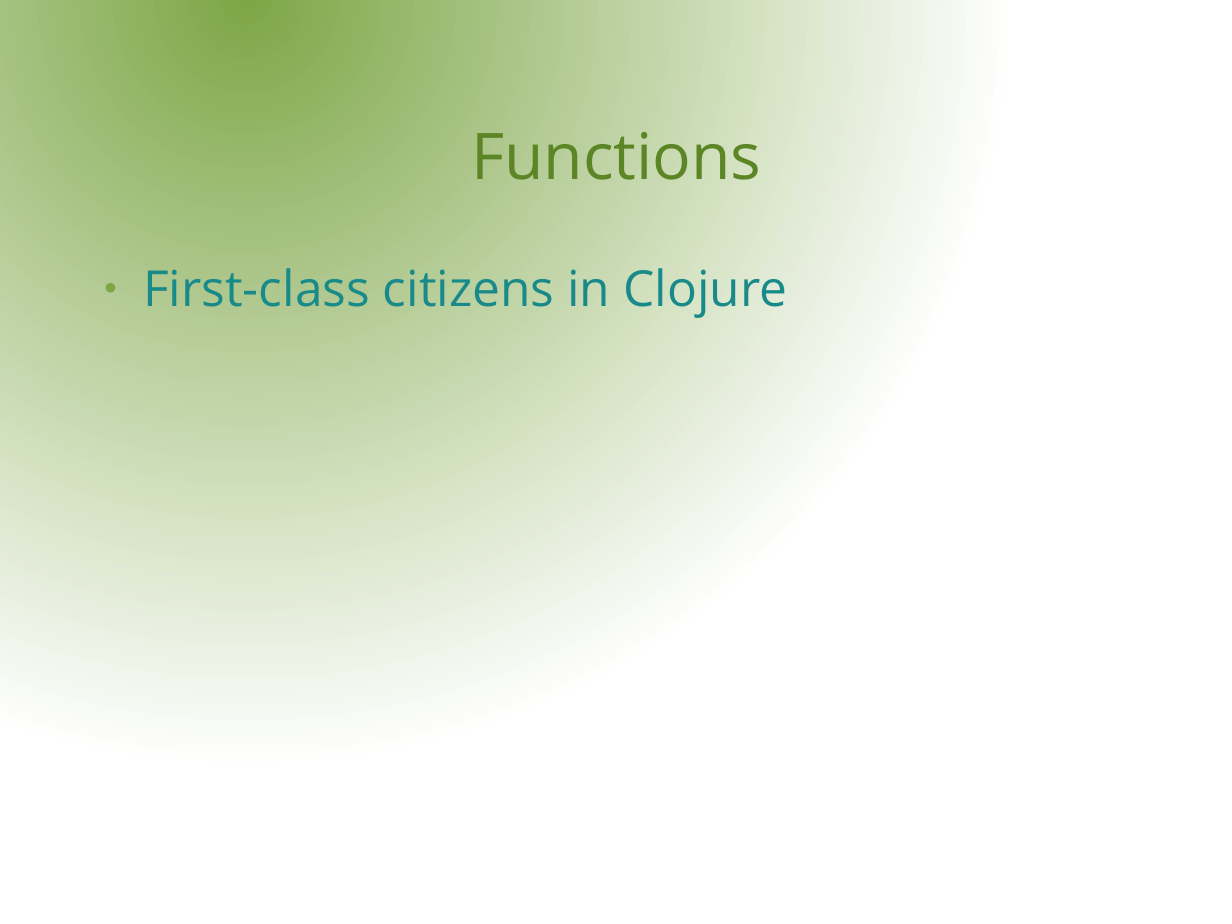
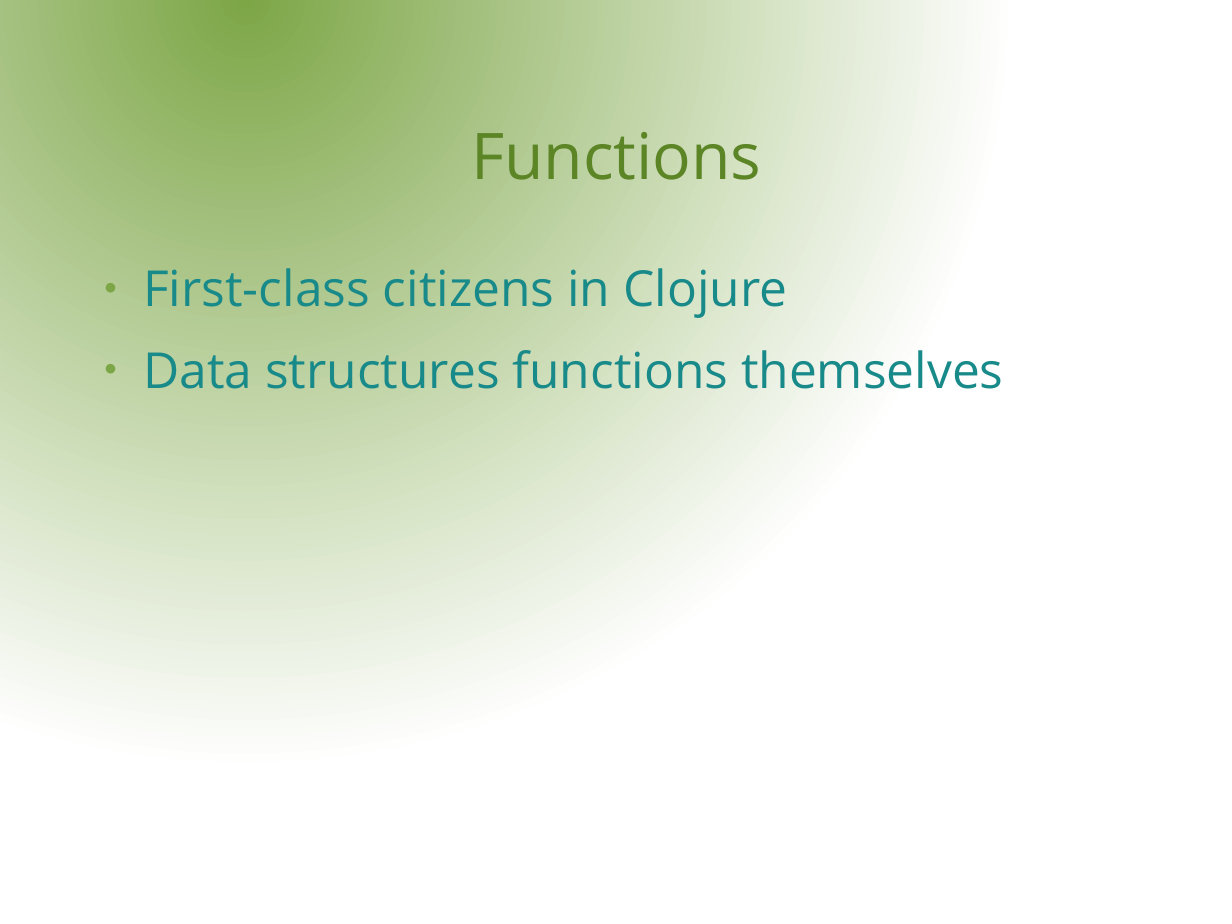
Before and after one commit to rssole/voxxed, a slide deck: slide 7 of resources/presentation/VoxxedDays.odp. Drawn at 1232x924 pixels with LibreOffice and Linux fonts; fonts in the diff are those of the drawing; background and template pictures are left out. Boxes give left, top, right and bottom in pixels: in the first picture for what was removed or moved away, otherwise in the second. Text is boxed around its words. In the diff, an @@ line names an element or a change of style, - is before the commit and + after.

Commit message:
Updating presentation and removing duplicate file

```diff
--- a/resources/presentation/VoxxedDays.odp
+++ b/resources/presentation/VoxxedDays.odp
@@ text at bbox=[143, 350, 1004, 389]: paragraph added @@
+● Data structures functions themselves
```
Also in this commit, not shown: 1 other file.
